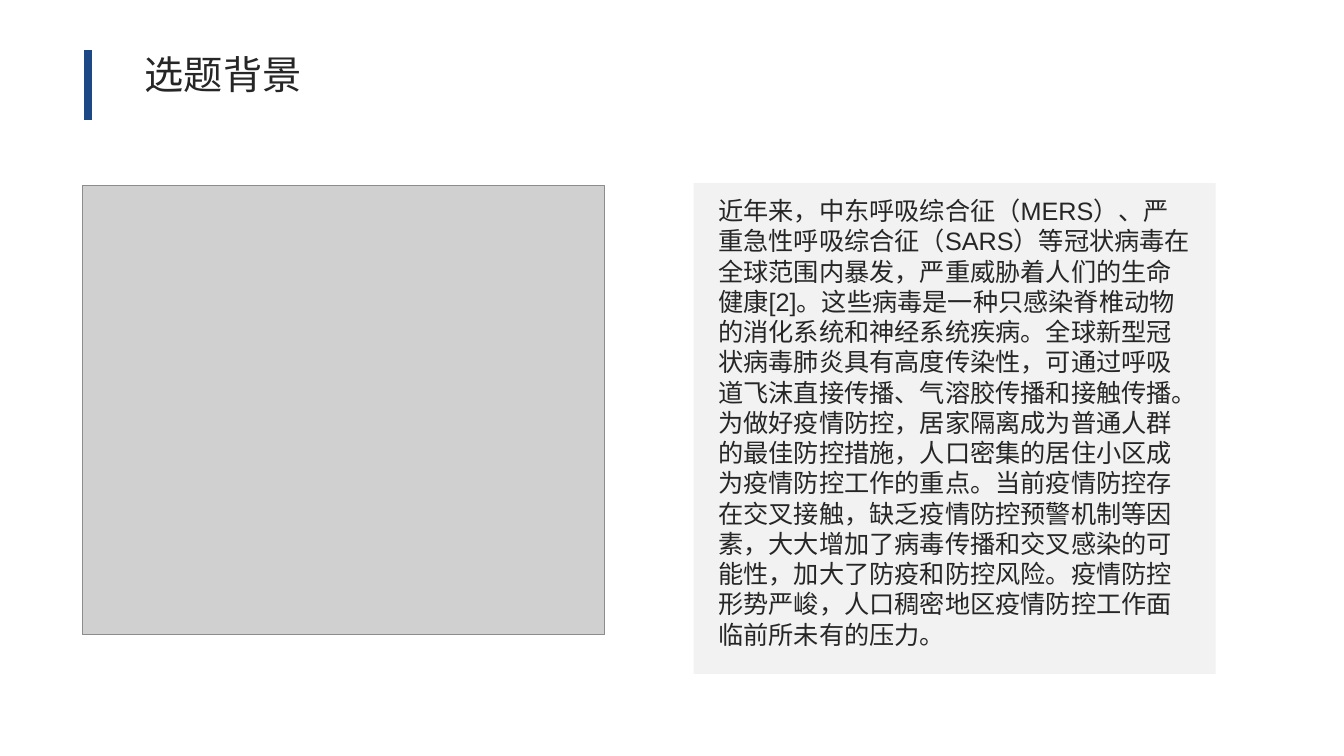
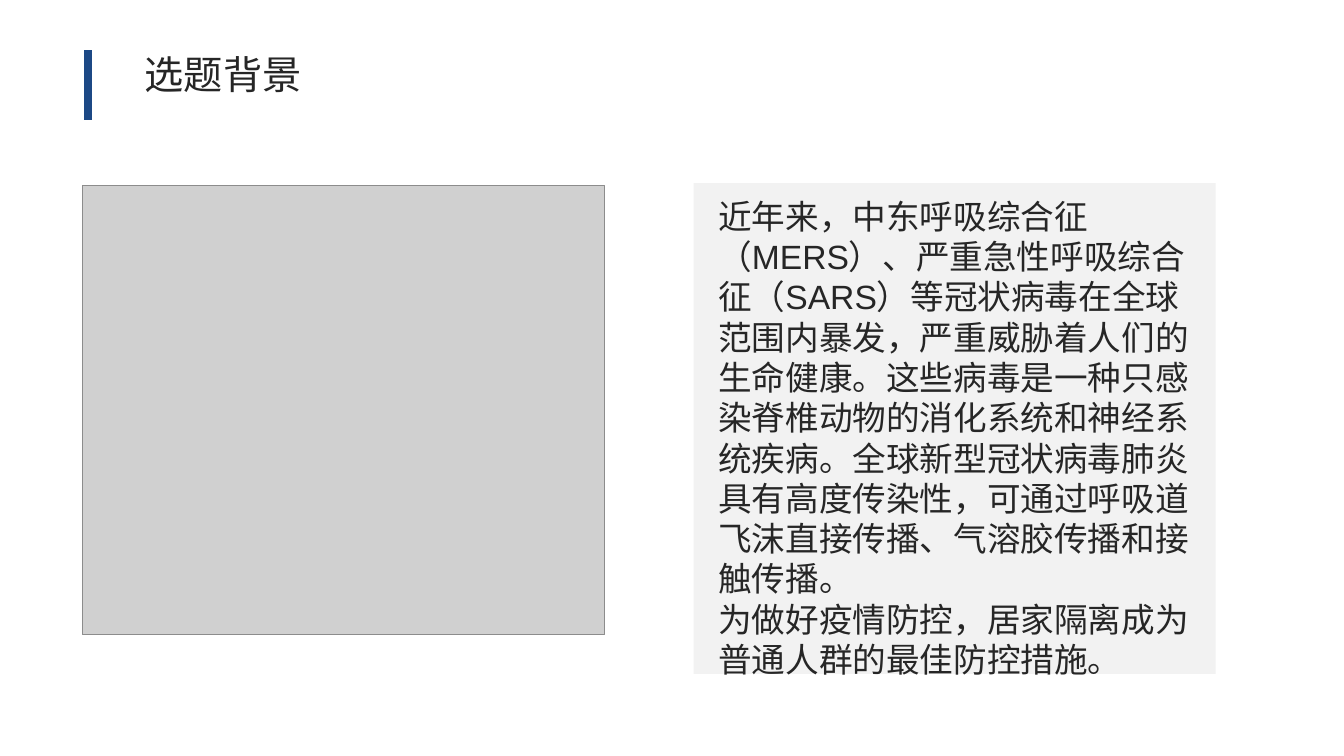
Before and after one commit to liushaoyi1996/lunwen, a slide deck: slide 4 of yiqing.pptx. Drawn at 1344x756 pixels with LibreOffice and Linux fonts; fonts in the diff are those of the drawing; grey boxes stand for pictures. Boxes give left, top, right and bottom in pixels: in the first picture for what was removed or moved away, otherwise in the second. Text is boxed around its words. In the diff, an @@ line names an element or a change of style, - is before the commit and + after.

Commit message:
123

```diff
--- a/yiqing.pptx
+++ b/yiqing.pptx
@@ text at (718,200,1188,675): text changed; size 18 to 24 pt @@
-近年来，中东呼吸综合征（MERS）、严重急性呼吸综合征（SARS）等冠状病毒在全球范围内暴发，严重威胁着人们的生命健康[2]。这些病毒是一种只感染脊椎动物的消化系统和神经系统疾病。全球新型冠状病毒肺炎具有高度传染性，可通过呼吸道飞沫直接传播、气溶胶传播和接触传播。
-为做好疫情防控，居家隔离成为普通人群的最佳防控措施，人口密集的居住小区成为疫情防控工作的重点。当前疫情防控存在交叉接触，缺乏疫情防控预警机制等因素，大大增加了病毒传播和交叉感染的可能性，加大了防疫和防控风险。疫情防控形势严峻，人口稠密地区疫情防控工作面临前所未有的压力。
+近年来，中东呼吸综合征（MERS）、严重急性呼吸综合征（SARS）等冠状病毒在全球范围内暴发，严重威胁着人们的生命健康。这些病毒是一种只感染脊椎动物的消化系统和神经系统疾病。全球新型冠状病毒肺炎具有高度传染性，可通过呼吸道飞沫直接传播、气溶胶传播和接触传播。
+为做好疫情防控，居家隔离成为普通人群的最佳防控措施。
```
Also in this commit, not shown: 7 other slides changed, 2 slides added, 1 slide removed.
